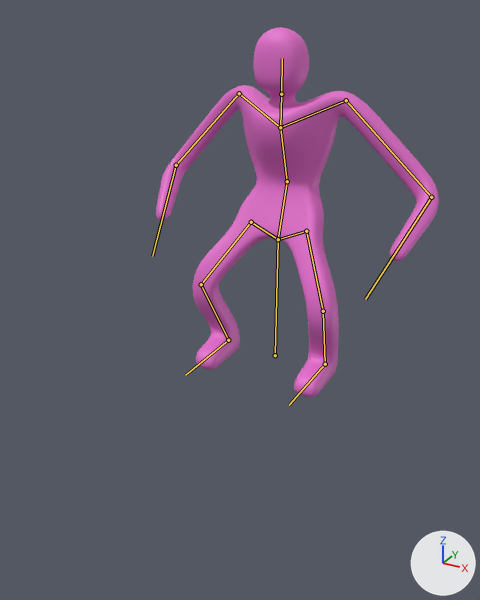
An edit to the FBX model Engine2/sourcecontent/characters/SK_Gus.fbx, drawn before and after from the same camera.
Before and after are seen from a camera (50 mm lens) standing at (2.08, -4.38, 2.62) and looking at (0.23, -1.02, 0.94). Lighting does not change. The marker at lower right points along +X, +Y and +Z. Both versions are drawn at frame 1 of the action 'SK_Gus|A_GusIdle'; the numbers are the values there. The bones that bend it are drawn over the model as lines.

Names of what the first picture shows: 'SM_Gus'.
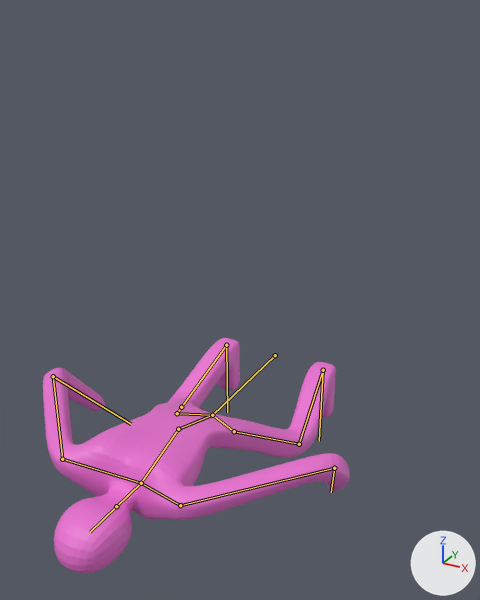
What differs and where, as boxes [x1, y1, x2, y2] in the pictures (480 x 600 px):
```json
{"object": "SM_Gus", "change": "posed", "before": [156, 27, 439, 397], "after": [43, 338, 350, 574], "on screen": "8% wider, 36% shorter"}
```

Edits to the scene script, one JSON object a line:
```json
{"block": "bone_rig_object", "where": "bone_rig_object = bpy.data.objects['SK_Gus']  # the whole rig 'SK_Gus'"}
{"op": "set", "path": "bone_rig_object.rotation_euler", "old": "(0.0, 0.0, 0.0)", "new": "(1.571, 0.0, 0.0)", "note": "degrees (0, 0, 0) -> degrees (90, 0, 0)"}
```
